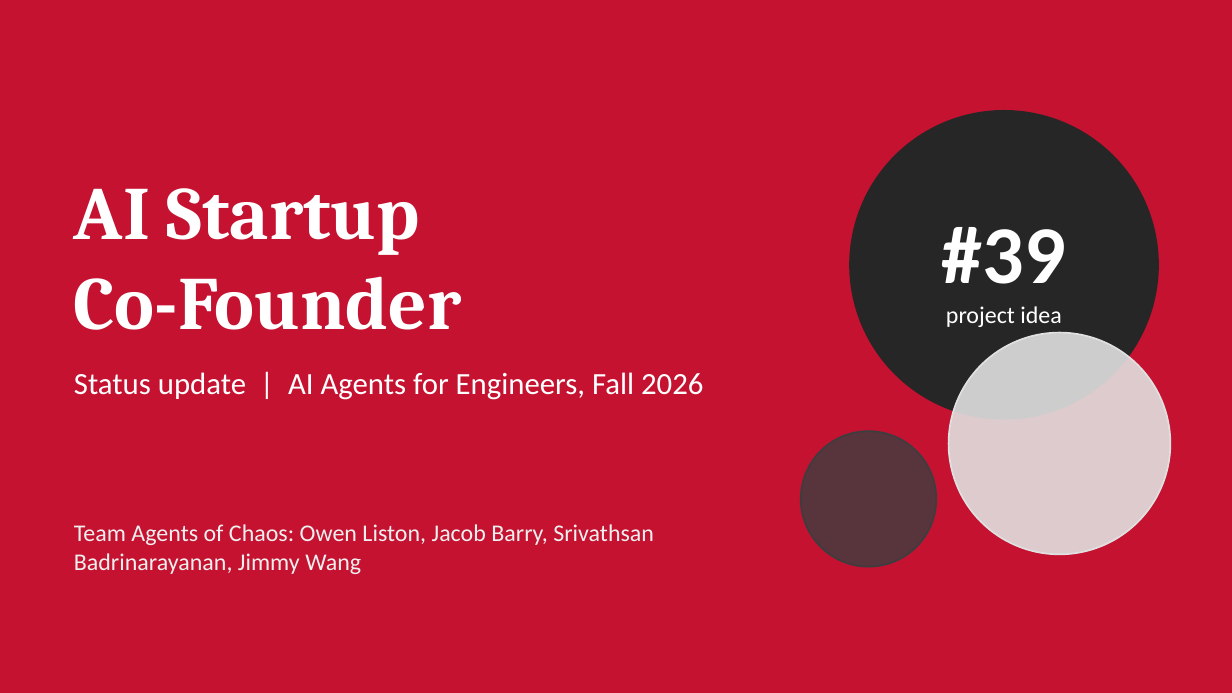
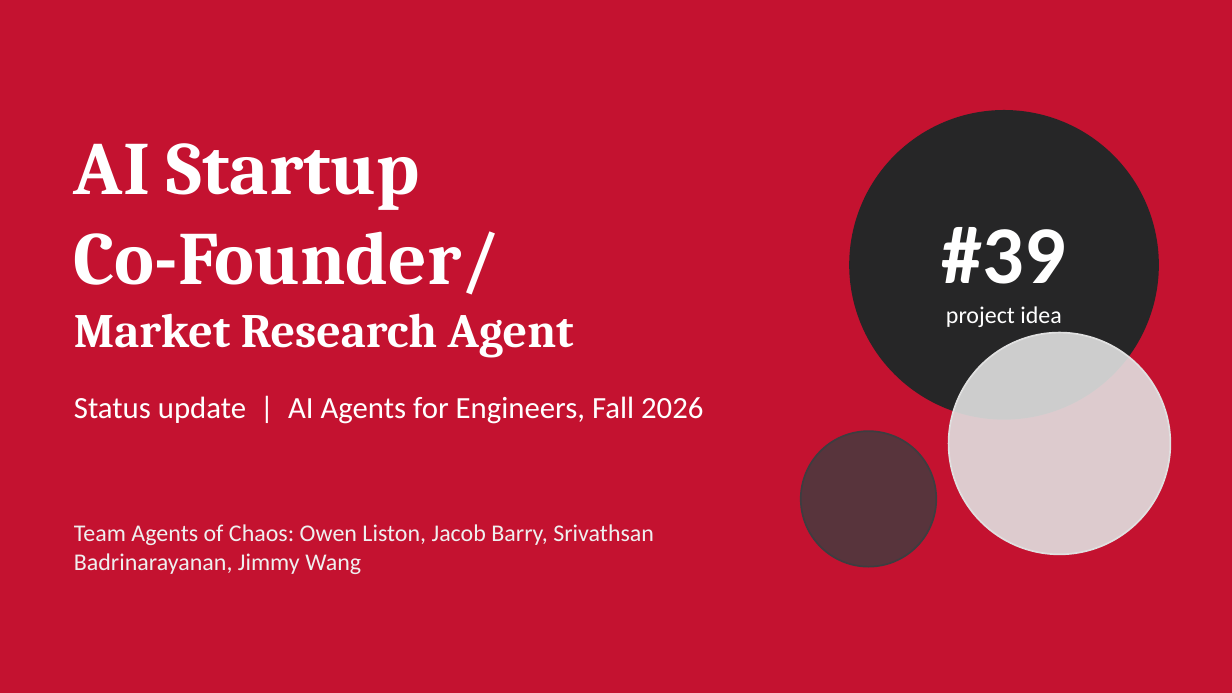
Before and after one commit to srivathsanb14/ai-startup-cofounder, a slide deck: slide 1 of Status_Update_AI_Startup_CoFounder.pptx. Drawn at 1232x693 pixels with LibreOffice and Linux fonts; fonts in the diff are those of the drawing. Boxes give left, top, right and bottom in pixels: in the first picture for what was removed or moved away, otherwise in the second. Text is boxed around its words. In the diff, an @@ line names an element or a change of style, - is before the commit and + after.

```diff
--- a/Status_Update_AI_Startup_CoFounder.pptx
+++ b/Status_Update_AI_Startup_CoFounder.pptx
@@ title "AI Startup" moved from (x1=74, y1=188, x2=462, y2=330) to (x1=74, y1=143, x2=574, y2=357) @@
@@ title at (x1=74, y1=231, x2=574, y2=357): text changed; size 44 to 28 pt @@
-Co-Founder
+Co-Founder/
+Market Research Agent
@@ text "Status update | AI Agents ..." moved from (x1=74, y1=372, x2=703, y2=400) to (x1=74, y1=396, x2=703, y2=424) @@
```
Also in this commit, not shown: 1 slide added.
